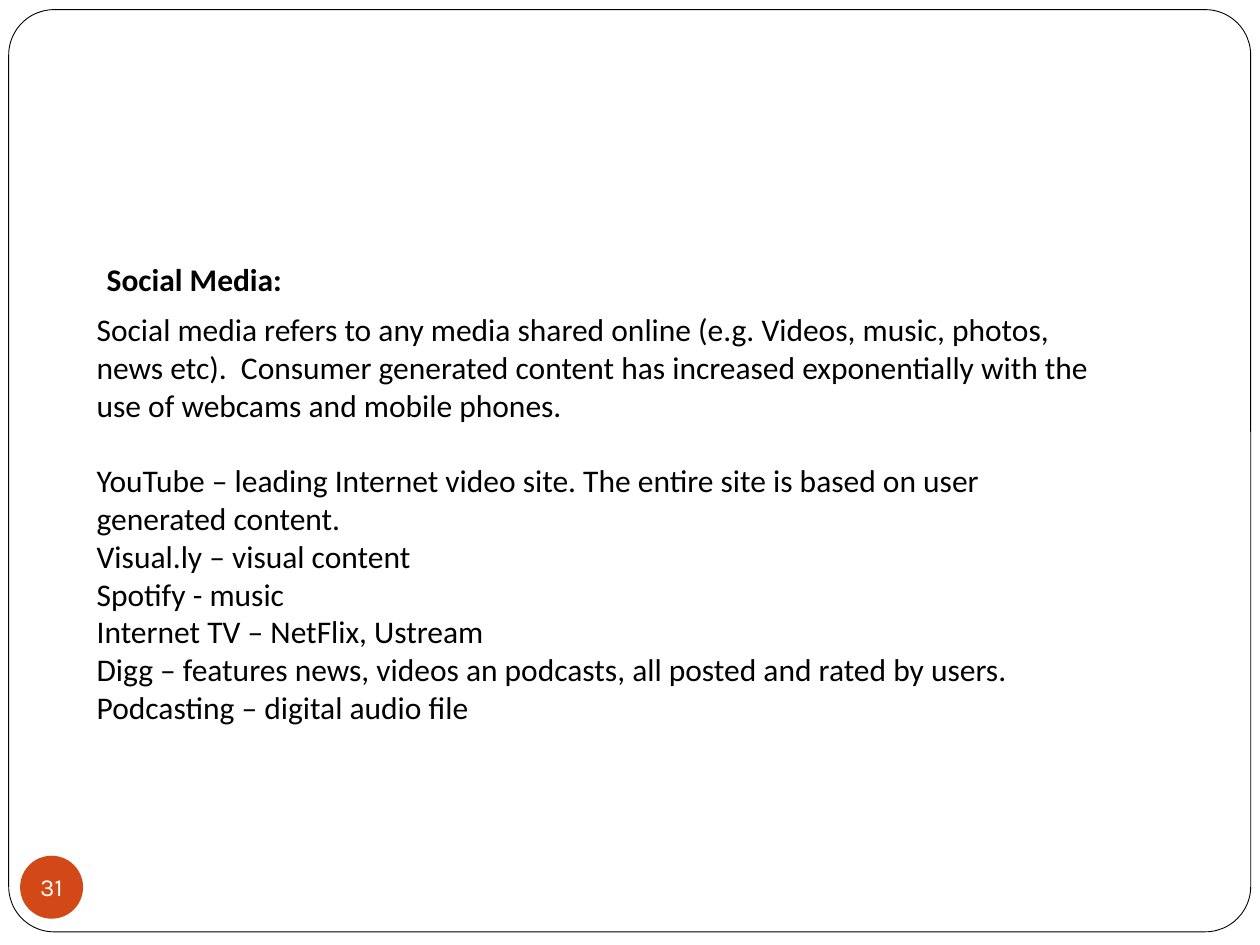
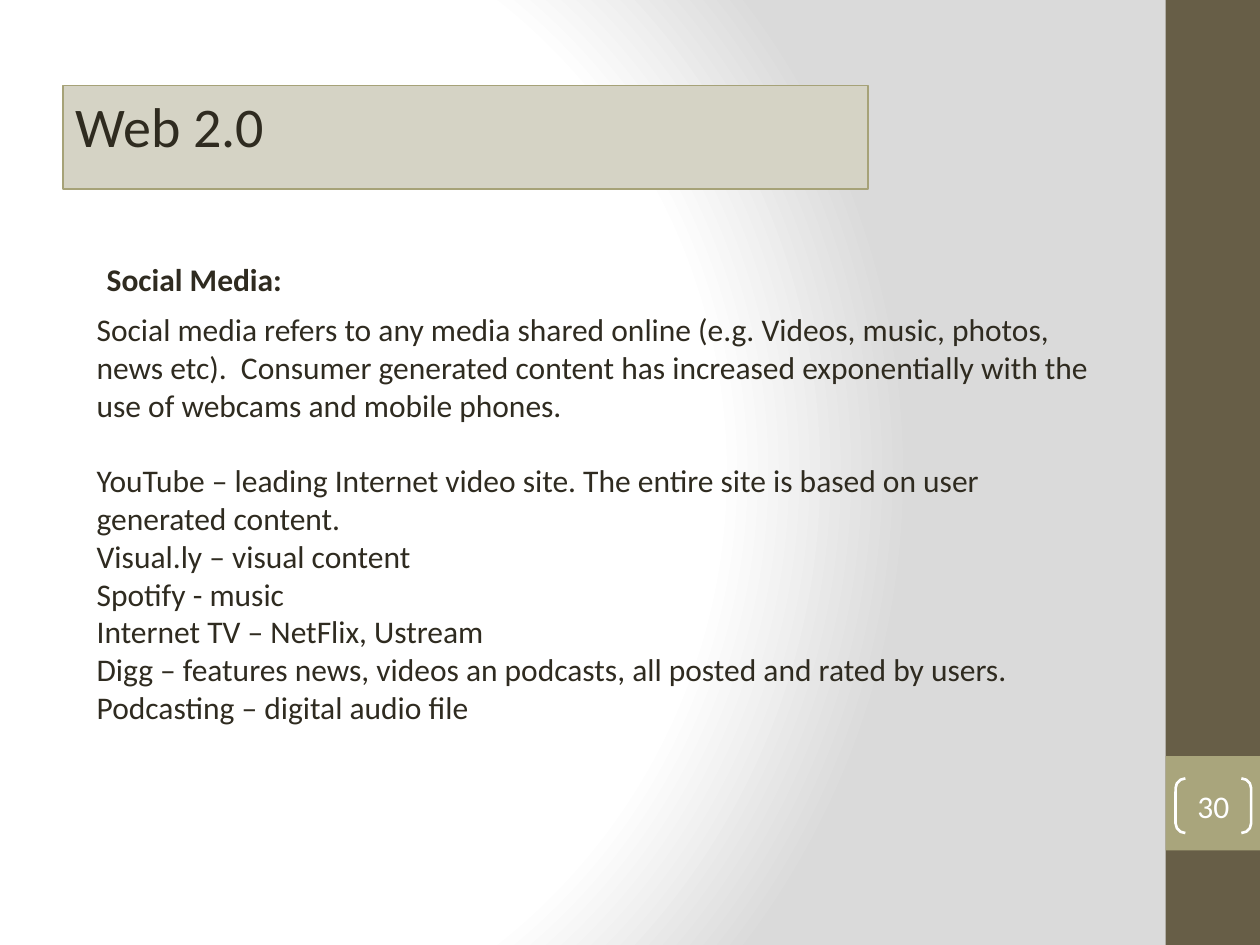
Before and after one commit to MetaInformation/MetaInformation.github.io, a slide deck: slide 30 of topic01/talk-1/1_introduction.pptx (slide 31 before the commit). Drawn at 1260x945 pixels with LibreOffice and Linux fonts; fonts in the diff are those of the drawing; background and template pictures are left out. Boxes give left, top, right and bottom in pixels: in the first picture for what was removed or moved away, otherwise in the second. Text is boxed around its words. In the diff, an @@ line names an element or a change of style, - is before the commit and + after.

```diff
--- a/topic01/talk-1/1_introduction.pptx
+++ b/topic01/talk-1/1_introduction.pptx
@@ background #FFFFFF to gradient #FFFFFF to #DADADA @@
@@ rounded rectangle removed at (x1=9, y1=10, x2=1251, y2=932) @@
@@ rectangle added at (x1=1166, y1=0, x2=1260, y2=945), fill #675E47 @@
@@ rectangle added at (x1=63, y1=86, x2=868, y2=189), fill #D5D4C5, outline #A6A278 1 pt, 32 pt, text #2F2B20 @@
+Web 2.0
@@ text "Social Media:" at (x1=107, y1=269, x2=282, y2=292): text colour #000000 to #2F2B20 @@
@@ text "Social media refers to any ..." at (x1=97, y1=318, x2=1088, y2=725): text colour #000000 to #2F2B20 @@
@@ rectangle added at (x1=1166, y1=756, x2=1260, y2=850), fill #A9A57C @@
@@ page number added at (x1=1176, y1=779, x2=1251, y2=833), outline #FFFFFF 1.5 pt, 18 pt, text #FFFFFF @@
+30
@@ page number removed at (x1=20, y1=856, x2=83, y2=919) @@
-31
```
Also in this commit, not shown: 36 other slides changed, 2 slides added, 3 slides removed, 1 other file.
